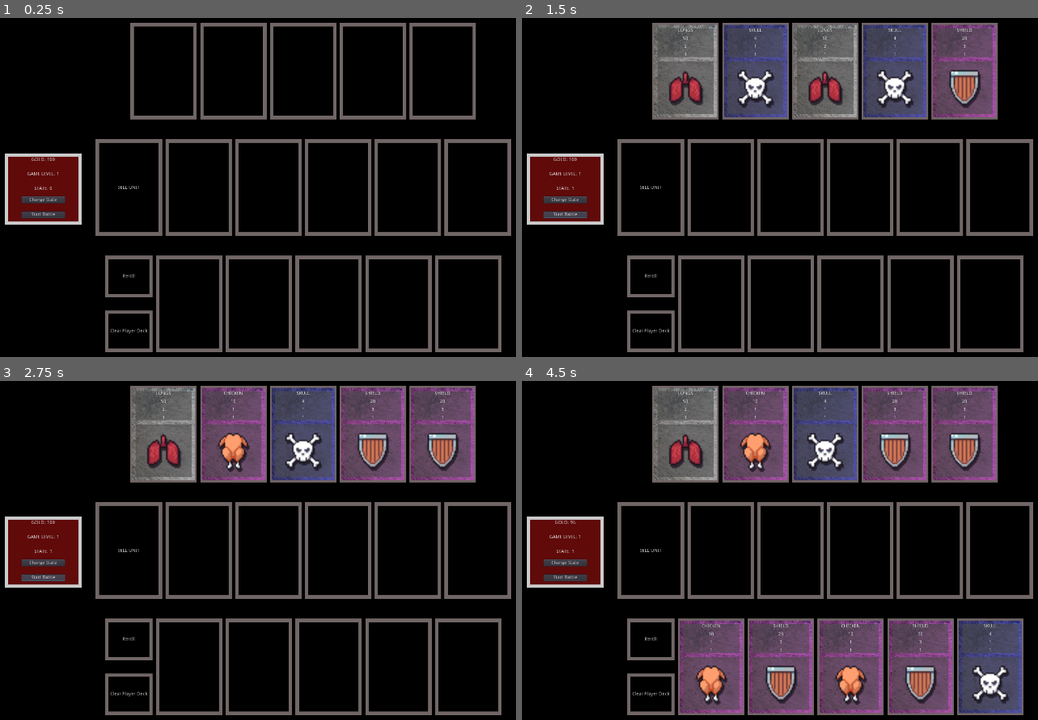
Above: before the commit, frames 1-4 (two rows, left to right).
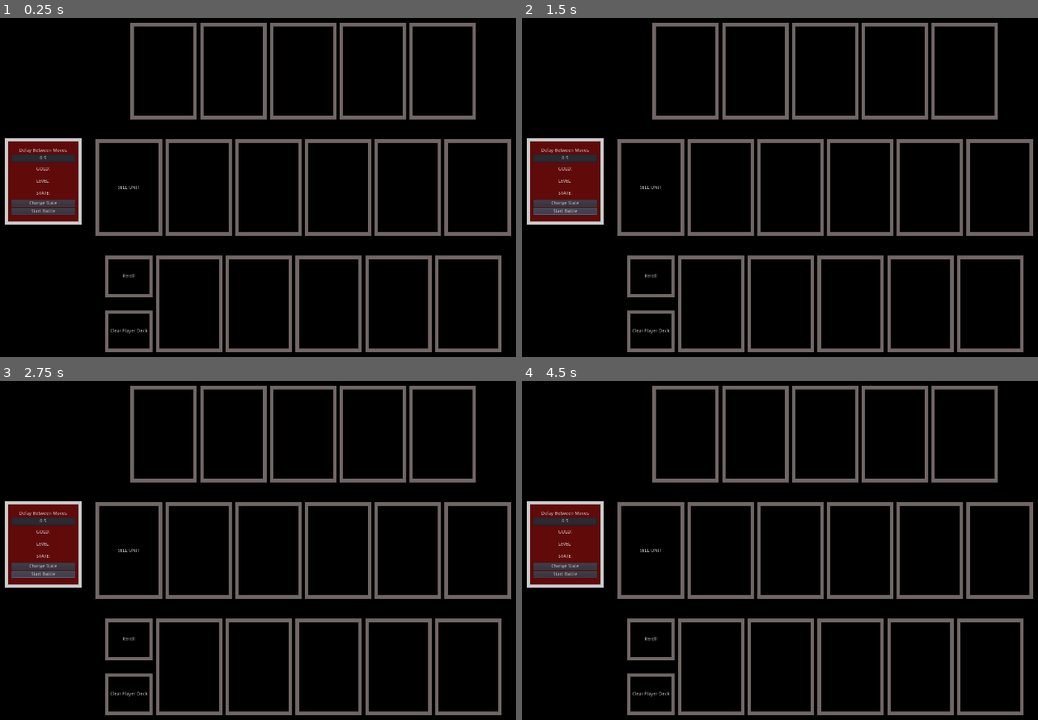
Above: after the commit, the same moments.

Repository: RM35/steel-chalk-asset
Game: Godot game, scene res://main.tscn
The game is run twice, just before and just after one commit, with the same random seed, the same clock (stepped at 60 frames per second) and the same inputs.
Inputs:
- Up to frame 1 (0.25 s): no input
- Up to frame 2 (1.5 s): click "Change State" at 0.5 s; click "Start Battle" at 1.25 s
- Up to frame 3 (2.75 s): click "Start Battle" at 2 s
- Up to frame 4 (4.5 s): click "Reroll" at 2.75 s; click "Clear Player Deck" at 3.5 s; click "Reroll" at 4.25 s

The runs differ from the first frame. In frame 1, 1.7% of the frame differs, in the area x 0-16%, y 35-60%; in frame 2, 18%; in frame 3, 18%; in frame 4, 35%, in the area x 0-97%, y 1-99%.
Error after the commit: Parse Error: Error parsing expression, misplaced: '\n' (res://world/world.gd:79)

Commit message:
add move delay to debug box

Diff:
--- a/world/world.gd
+++ b/world/world.gd
@@ -75,7 +75,7 @@
 	game_level = 1
 	game_state = 1
 	reroll_enemies()
-	$MoveDelay.start()
+	$MoveDelay.wait_time =
 
 func reroll_enemies():
 	$RerollSFX.play()
--- a/world/world.tscn
+++ b/world/world.tscn
@@ -169,7 +169,7 @@
 
 [node name="Debug" type="Control" parent="."]
 margin_left = 74.0
-margin_top = 438.0
+margin_top = 393.0
 margin_right = 303.0
 margin_bottom = 651.0
 __meta__ = {
@@ -183,68 +183,77 @@
 size_flags_vertical = 3
 custom_styles/panel = SubResource( 1 )
 
-[node name="VB" type="VBoxContainer" parent="Debug/Panel"]
-anchor_right = 1.0
-anchor_bottom = 1.0
-
-[node name="Gold" type="Label" parent="Debug/Panel/VB"]
-margin_top = 12.0
-margin_right = 229.0
-margin_bottom = 26.0
+[node name="MarginContainer" type="MarginContainer" parent="Debug/Panel"]
+anchor_right = 1.0
+anchor_bottom = 1.0
+custom_constants/margin_right = 20
+custom_constants/margin_top = 30
+custom_constants/margin_left = 20
+custom_constants/margin_bottom = 30
+__meta__ = {
+"_edit_use_anchors_": true
+}
+
+[node name="VB" type="VBoxContainer" parent="Debug/Panel/MarginContainer"]
+margin_left = 20.0
+margin_top = 30.0
+margin_right = 209.0
+margin_bottom = 228.0
+
+[node name="Label" type="Label" parent="Debug/Panel/MarginContainer/VB"]
+margin_right = 189.0
+margin_bottom = 14.0
+text = "Delay Between Moves"
+align = 1
+valign = 1
+
+[node name="LineEdit" type="LineEdit" parent="Debug/Panel/MarginContainer/VB"]
+margin_top = 18.0
+margin_right = 189.0
+margin_bottom = 42.0
+text = "0.5"
+align = 1
+
+[node name="Gold" type="Label" parent="Debug/Panel/MarginContainer/VB"]
+margin_top = 55.0
+margin_right = 189.0
+margin_bottom = 69.0
 size_flags_horizontal = 3
 size_flags_vertical = 6
 text = "GOLD:"
 align = 1
 valign = 1
 
-[node name="Level" type="Label" parent="Debug/Panel/VB"]
-margin_top = 55.0
-margin_right = 229.0
-margin_bottom = 69.0
+[node name="Level" type="Label" parent="Debug/Panel/MarginContainer/VB"]
+margin_top = 91.0
+margin_right = 189.0
+margin_bottom = 105.0
 size_flags_horizontal = 3
 size_flags_vertical = 6
 text = "LEVEL:"
 align = 1
 valign = 1
 
-[node name="State" type="Label" parent="Debug/Panel/VB"]
-margin_top = 98.0
-margin_right = 229.0
-margin_bottom = 112.0
+[node name="State" type="Label" parent="Debug/Panel/MarginContainer/VB"]
+margin_top = 127.0
+margin_right = 189.0
+margin_bottom = 141.0
 size_flags_horizontal = 3
 size_flags_vertical = 6
 text = "STATE:"
 align = 1
 valign = 1
 
-[node name="MarginContainer" type="MarginContainer" parent="Debug/Panel/VB"]
-margin_top = 129.0
-margin_right = 229.0
-margin_bottom = 169.0
-custom_constants/margin_right = 50
-custom_constants/margin_top = 0
-custom_constants/margin_left = 50
-custom_constants/margin_bottom = 20
-
-[node name="Button" type="Button" parent="Debug/Panel/VB/MarginContainer"]
-margin_left = 50.0
-margin_right = 179.0
-margin_bottom = 20.0
+[node name="Button" type="Button" parent="Debug/Panel/MarginContainer/VB"]
+margin_top = 154.0
+margin_right = 189.0
+margin_bottom = 174.0
 text = "Change State"
 
-[node name="MarginContainer2" type="MarginContainer" parent="Debug/Panel/VB"]
-margin_top = 173.0
-margin_right = 229.0
-margin_bottom = 213.0
-custom_constants/margin_right = 50
-custom_constants/margin_top = 0
-custom_constants/margin_left = 50
-custom_constants/margin_bottom = 20
-
-[node name="Battle" type="Button" parent="Debug/Panel/VB/MarginContainer2"]
-margin_left = 50.0
-margin_right = 179.0
-margin_bottom = 20.0
+[node name="Battle" type="Button" parent="Debug/Panel/MarginContainer/VB"]
+margin_top = 178.0
+margin_right = 189.0
+margin_bottom = 198.0
 text = "Start Battle"
 
 [node name="RoundTimer" type="Timer" parent="."]
@@ -254,5 +263,5 @@
 
 [connection signal="pressed" from="VB/ShopCards/VB/Reroll" to="." method="_on_Reroll_pressed"]
 [connection signal="pressed" from="VB/ShopCards/VB/ClearTeam" to="." method="_on_ClearTeam_pressed"]
-[connection signal="pressed" from="Debug/Panel/VB/MarginContainer/Button" to="." method="_on_Button_pressed"]
-[connection signal="pressed" from="Debug/Panel/VB/MarginContainer2/Battle" to="." method="_on_Battle_pressed"]
+[connection signal="pressed" from="Debug/Panel/MarginContainer/VB/Button" to="." method="_on_Button_pressed"]
+[connection signal="pressed" from="Debug/Panel/MarginContainer/VB/Battle" to="." method="_on_Battle_pressed"]
